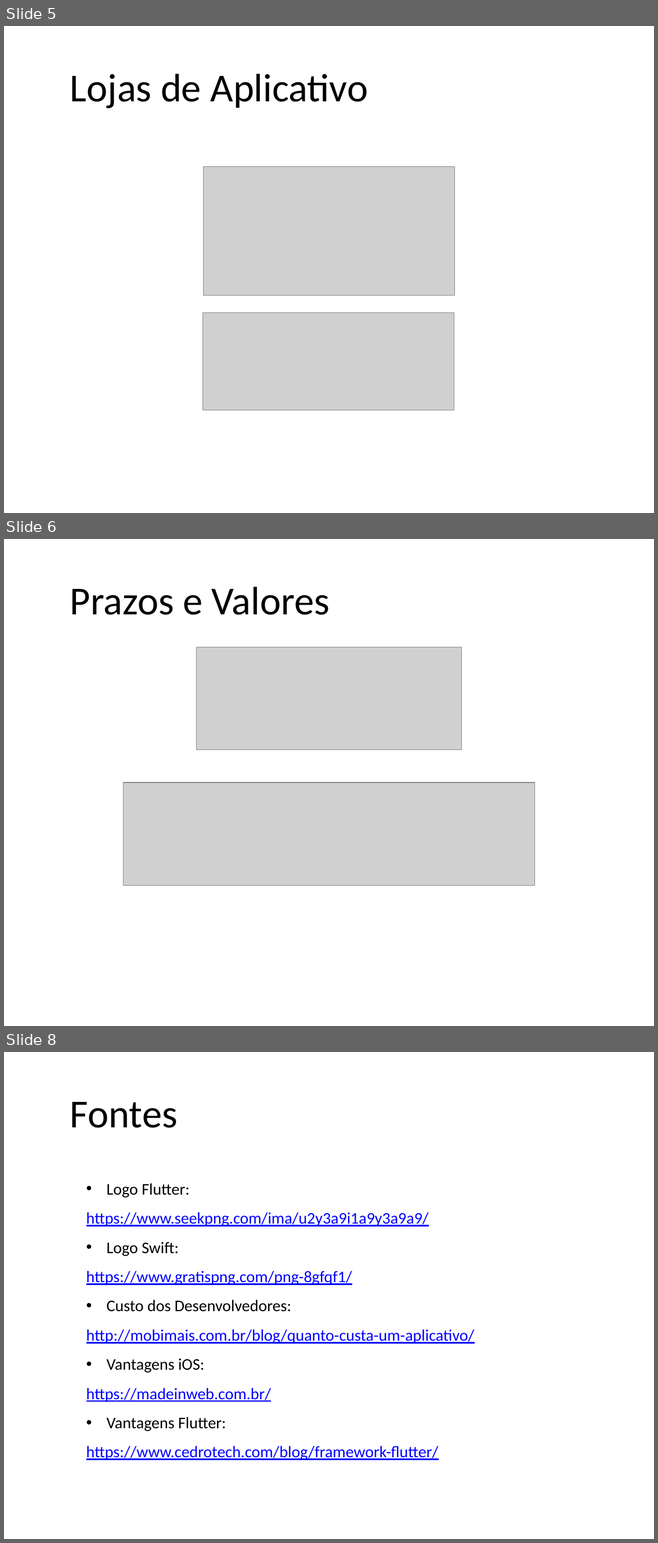
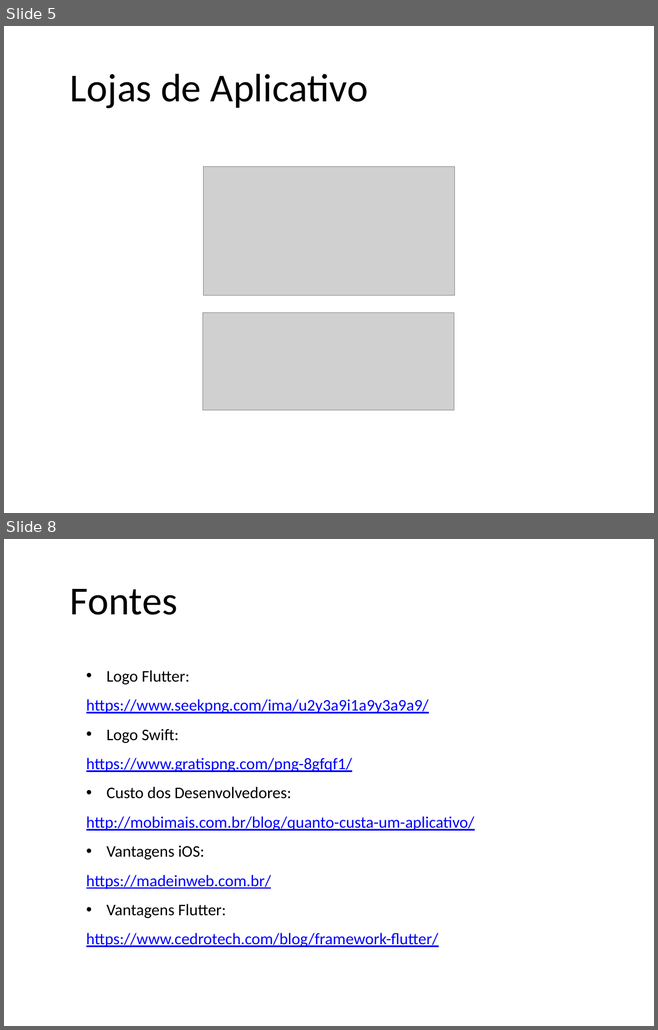
Before and after one commit to Cdsr99/ADS, a slide deck: 5 semestre/projeto de sistemas/combustivel/public/doc/Apresentação.pptx. Shown one above the other, each under a label of ours: slides 5, 6 and 8 before the commit, slides 5 and 8 after it; the slides between them are not shown. The pictures are 658x1543 and 658x1030 pixels, drawn with LibreOffice and Linux fonts; fonts in the diff are those of the drawing; grey boxes stand for pictures; background and template pictures are left out. Boxes give left, top, right and bottom in pixels: in the first picture for what was removed or moved away, otherwise in the second. Text is boxed around its words. In the diff, an @@ line names an element or a change of style, - is before the commit and + after.

```diff
--- a/5 semestre/projeto de sistemas/combustivel/public/doc/Apresentação.pptx
+++ b/5 semestre/projeto de sistemas/combustivel/public/doc/Apresentação.pptx
@@ slide 6 removed at [4, 539, 654, 1026], background picture (left out) @@
@@ title removed at [70, 587, 329, 615] @@
-Prazos e Valores
@@ picture removed at [197, 647, 461, 750] @@
@@ picture removed at [123, 783, 534, 885] @@
```
Also in this commit, not shown: 1 slide changed, 1 slide added, 1 other file.
